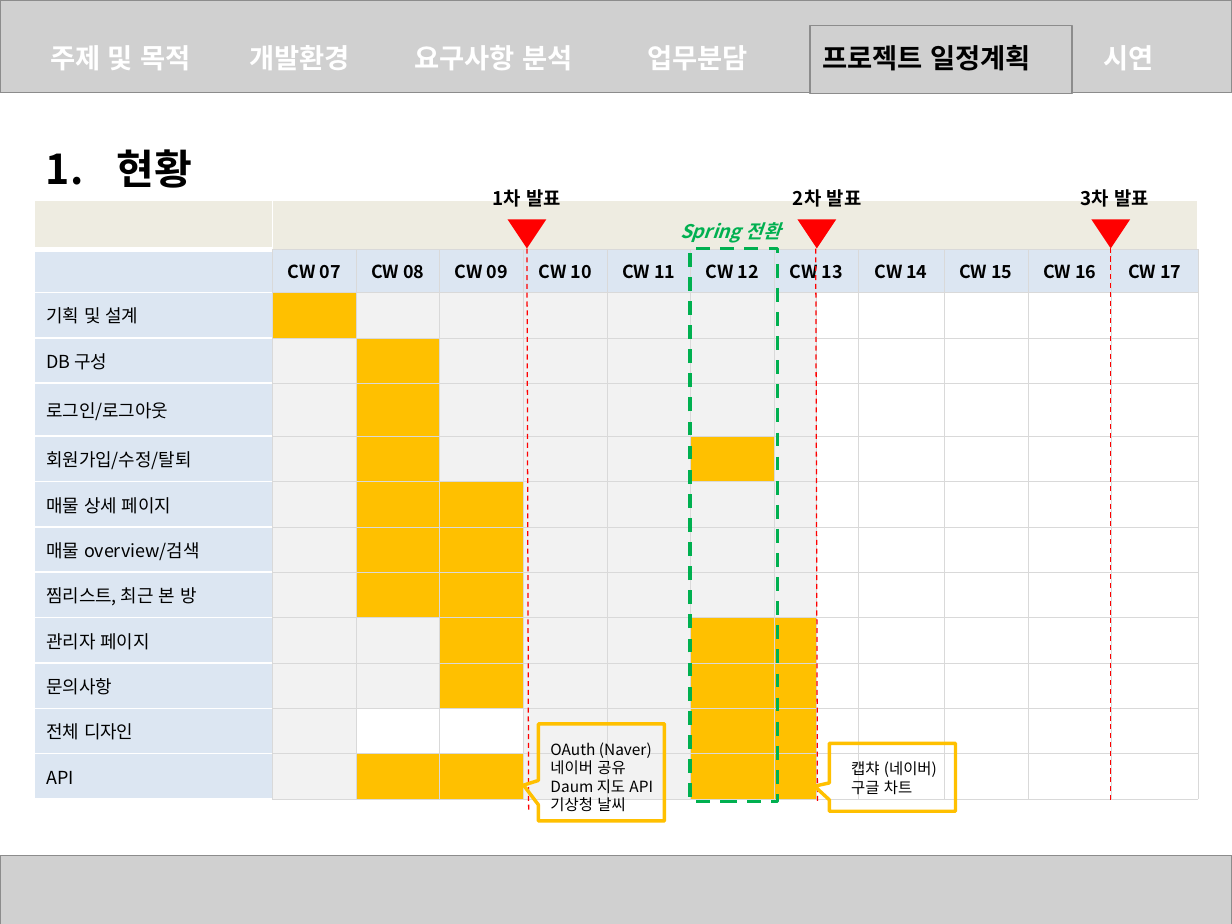
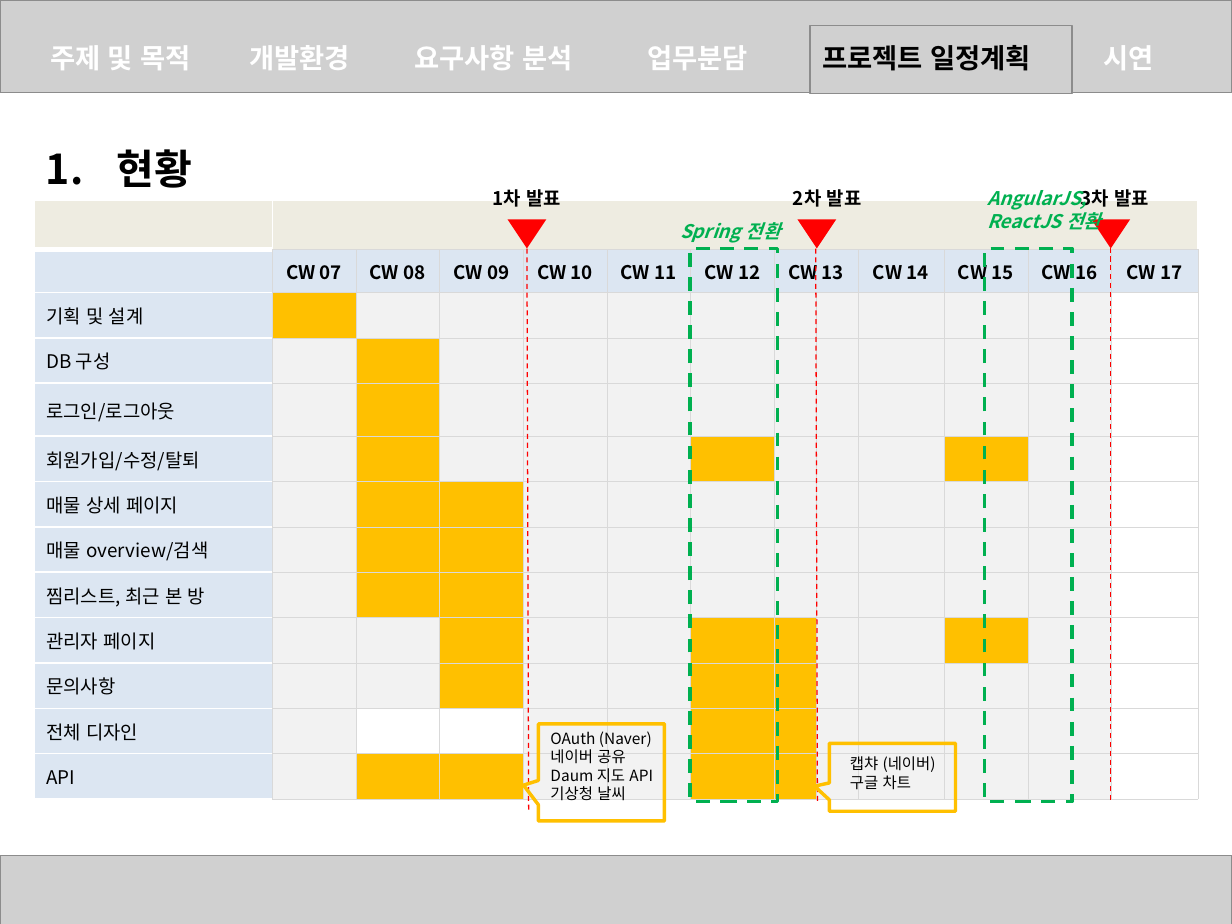
Before and after one commit to heejeongMin/sabangSpring, a slide deck: slide 8 of sabang.pptx. Drawn at 1232x924 pixels with LibreOffice and Linux fonts; fonts in the diff are those of the drawing; grey boxes stand for pictures. Boxes give left, top, right and bottom in pixels: in the first picture for what was removed or moved away, otherwise in the second. Text is boxed around its words. In the diff, an @@ line names an element or a change of style, - is before the commit and + after.

```diff
--- a/sabang.pptx
+++ b/sabang.pptx
@@ table at (34,200,1199,798) @@
@@ fill #FFFFFF to #F2F2F2 in 42 cells @@
@@ fill #FFFFFF to #FFC000 in 2 cells @@
@@ size 10.5 to 11 pt @@
@@ text added at (987,190,1101,234), 11 pt, text #00B050, bold, italic @@
+AngularJS,
+ReactJS 전환
@@ rectangle added at (984,249,1072,802), outline #00B050 2 pt dashed @@
@@ text "OAuth (Naver)": place and size @@
-text "OAuth (Naver)" at (550,742,653,811)
+text "OAuth (Naver)" at (550,731,653,800)
@@ text "캡챠 (네이버)": place and size @@
-text "캡챠 (네이버)" at (851,761,937,795)
+text "캡챠 (네이버)" at (850,756,936,790)
```
Also in this commit, not shown: 1 other slide changed.
